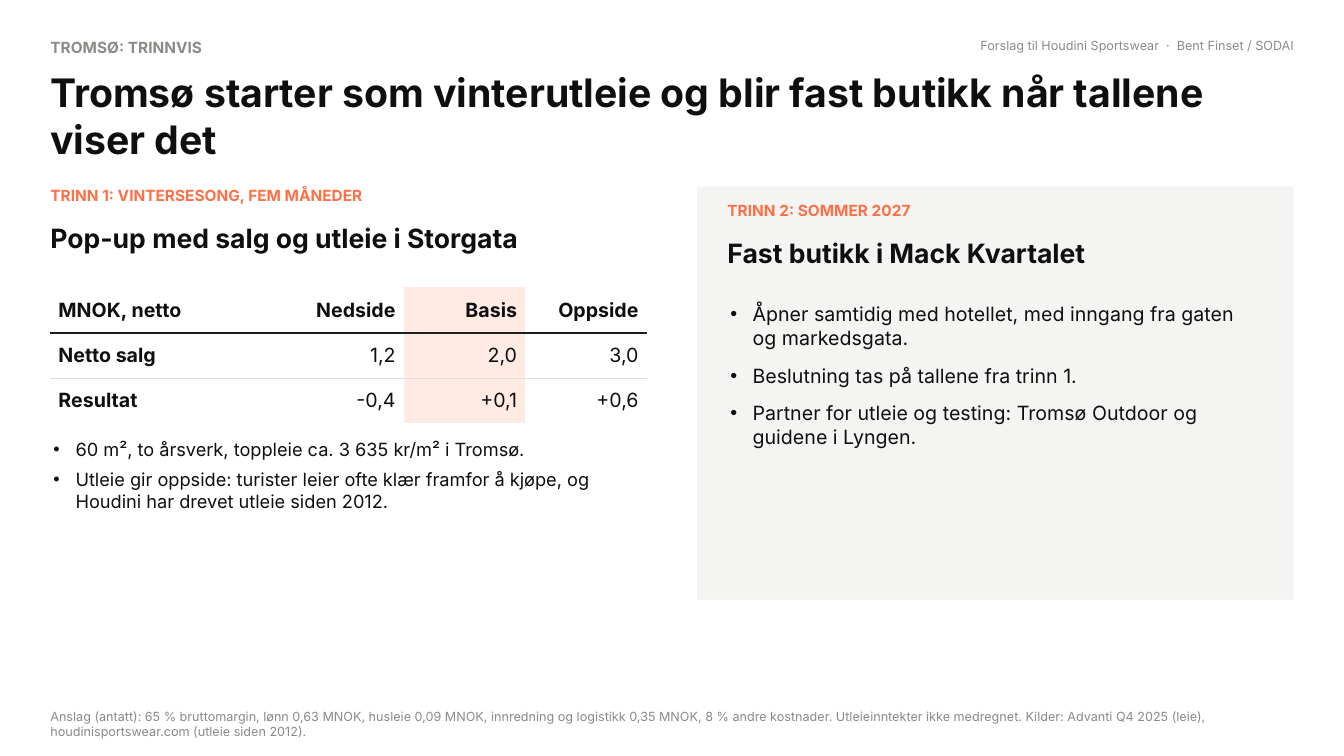
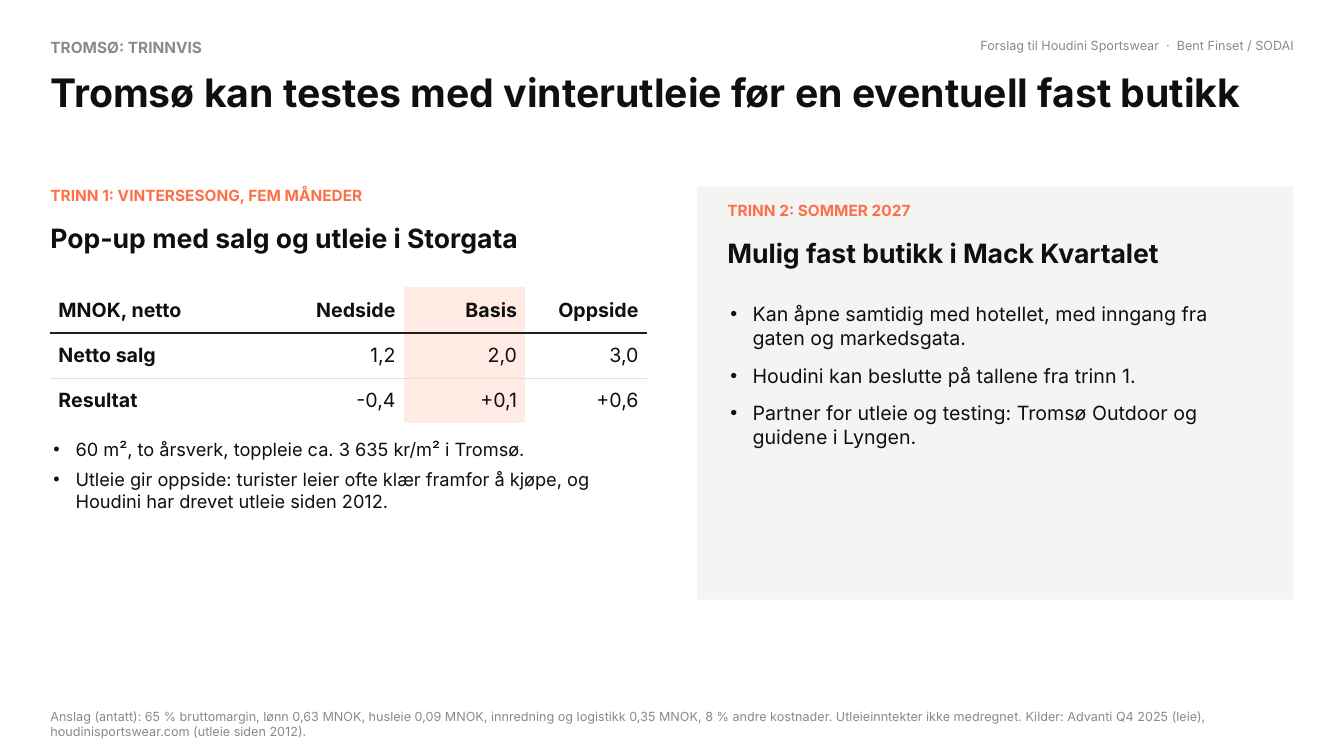
Before and after one commit to bent-commits/finset-trading, a slide deck: slide 13 of analyser/houdini/Houdini_i_Norge.pptx (slide 12 before the commit). Drawn at 1344x756 pixels with LibreOffice and Linux fonts; fonts in the diff are those of the drawing. Boxes give left, top, right and bottom in pixels: in the first picture for what was removed or moved away, otherwise in the second. Text is boxed around its words. In the diff, an @@ line names an element or a change of style, - is before the commit and + after.

```diff
--- a/analyser/houdini/Houdini_i_Norge.pptx
+++ b/analyser/houdini/Houdini_i_Norge.pptx
@@ text at (50, 77, 1240, 108): text changed @@
-Tromsø starter som vinterutleie og blir fast butikk når tallene viser det
+Tromsø kan testes med vinterutleie før en eventuell fast butikk
@@ text at (727, 242, 1158, 269): text changed @@
-Fast butikk i Mack Kvartalet
+Mulig fast butikk i Mack Kvartalet
@@ text at (753, 305, 1208, 387): text changed @@
-• Åpner samtidig med hotellet, med inngang fra gaten og markedsgata.
-• Beslutning tas på tallene fra trinn 1.
+• Kan åpne samtidig med hotellet, med inngang fra gaten og markedsgata.
+• Houdini kan beslutte på tallene fra trinn 1.
```
Also in this commit, not shown: 9 other slides changed, 1 slide added, 2 other files.
